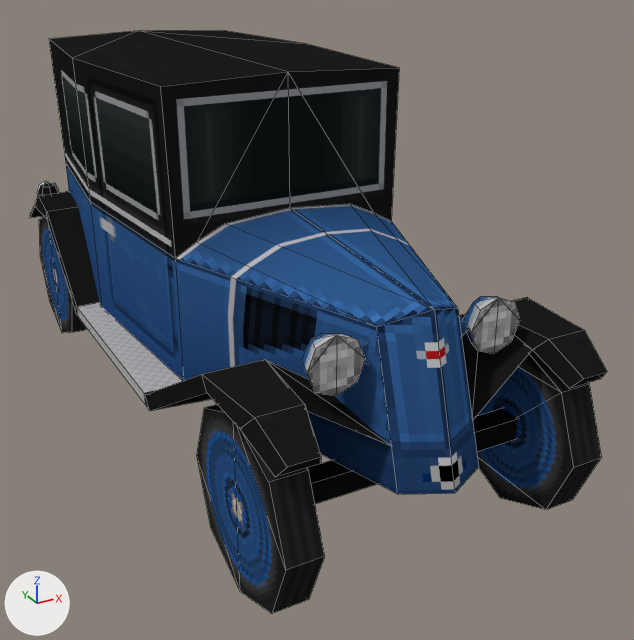
Two versions of the Blender file Assets/Models/PSX_Style_Cars_by_GGBot_(August2023)/Car 07/Car7.blend, one commit apart.
The view is the same before and after, from a camera (50 mm lens) standing at (-2.8, -6.26, 3.67) and looking at (0.36, -0.5, 0.79). Lighting does not change. The marker at lower left points along +X, +Y and +Z. The picture after the commit comes second. Mesh edges are drawn as thin lines.

Objects in the first picture: 'Car7'.
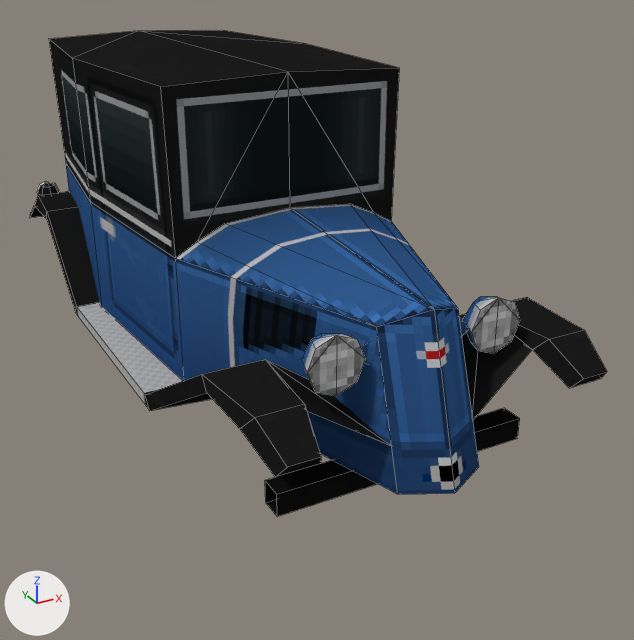
What differs and where, as boxes (x1, y1, x2, y2) in the pictures (634 x 640 px):
'Car7', reshaped (17% shorter): before (30, 30, 607, 614); after (30, 30, 607, 517)
part 1 of me_car7, deleted: before (197, 405, 325, 614)
part 2 of me_car7, deleted: before (477, 350, 602, 510)
part 3 of me_car7, deleted: before (39, 217, 88, 333)

Edits to the bpy script that builds the scene:
```text
Change me_car7:
    used by ob_car7; location = (0.0, 0.0, 0.0); rotation_euler = (1.571, 0.0, 0.0), in degrees (90, 0, 0)
    remove me_car7.from_pydata(...)  # 272 vertices, 271 faces; spans x -1.21..1.21, y -0.05..2.81, z -2.89..2.89
    add me_car7.from_pydata(...)  # 208 vertices, 207 faces; spans x -1.21..1.21, y 0.44..2.81, z -2.89..2.86
    me_car7 part 1: the loose piece of 16 vertices spanning x -1.14..-0.9, y -0.05..1.21, z 1.63..2.89 is deleted
    me_car7 part 2: the loose piece of 16 vertices spanning x 0.9..1.14, y -0.05..1.21, z 1.63..2.89 is deleted
    me_car7 part 3: the loose piece of 16 vertices spanning x -1.14..-0.9, y -0.05..1.21, z -2.77..-1.51 is deleted
    other edits to the shape of me_car7 do not show in these pictures
```
